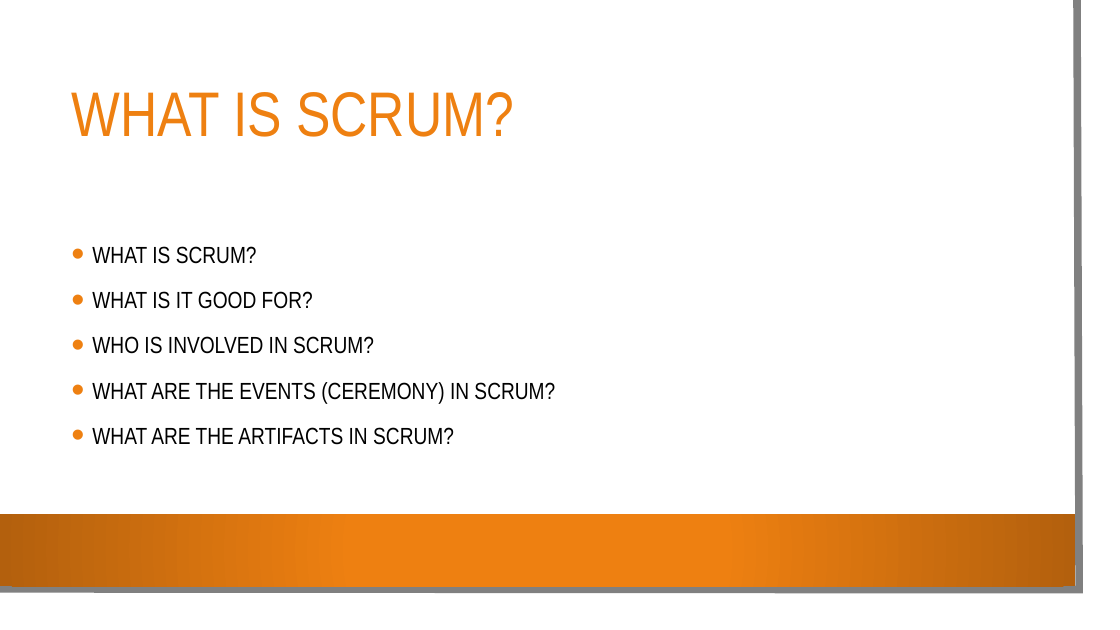
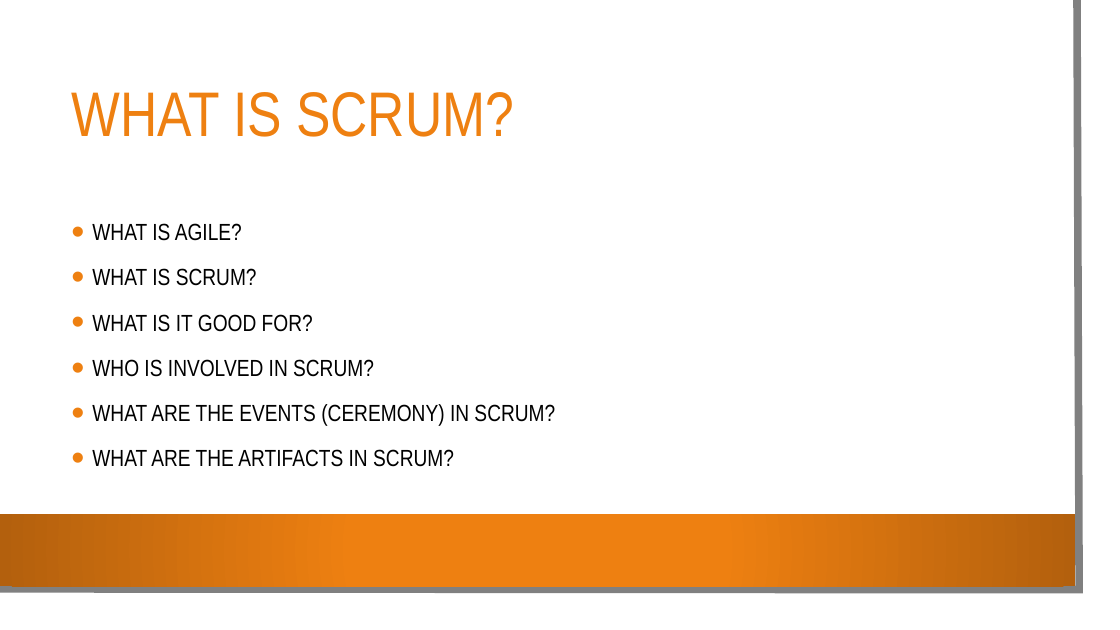
Before and after one commit to mschray/IPro497Sample, a slide deck: slide 2 of Course Content/What is Scrum.pptx. Drawn at 1120x630 pixels with LibreOffice and Linux fonts; fonts in the diff are those of the drawing; background and template pictures are left out. Boxes give left, top, right and bottom in pixels: in the first picture for what was removed or moved away, otherwise in the second. Text is boxed around its words. In the diff, an @@ line names an element or a change of style, - is before the commit and + after.

Commit message:
Add agile updates
Add agile updates

```diff
--- a/Course Content/What is Scrum.pptx
+++ b/Course Content/What is Scrum.pptx
@@ text at (92,223,242,241): paragraph added @@
+• WHAT IS AGILE?
```
Also in this commit, not shown: 1 other slide changed, 3 slides added.
